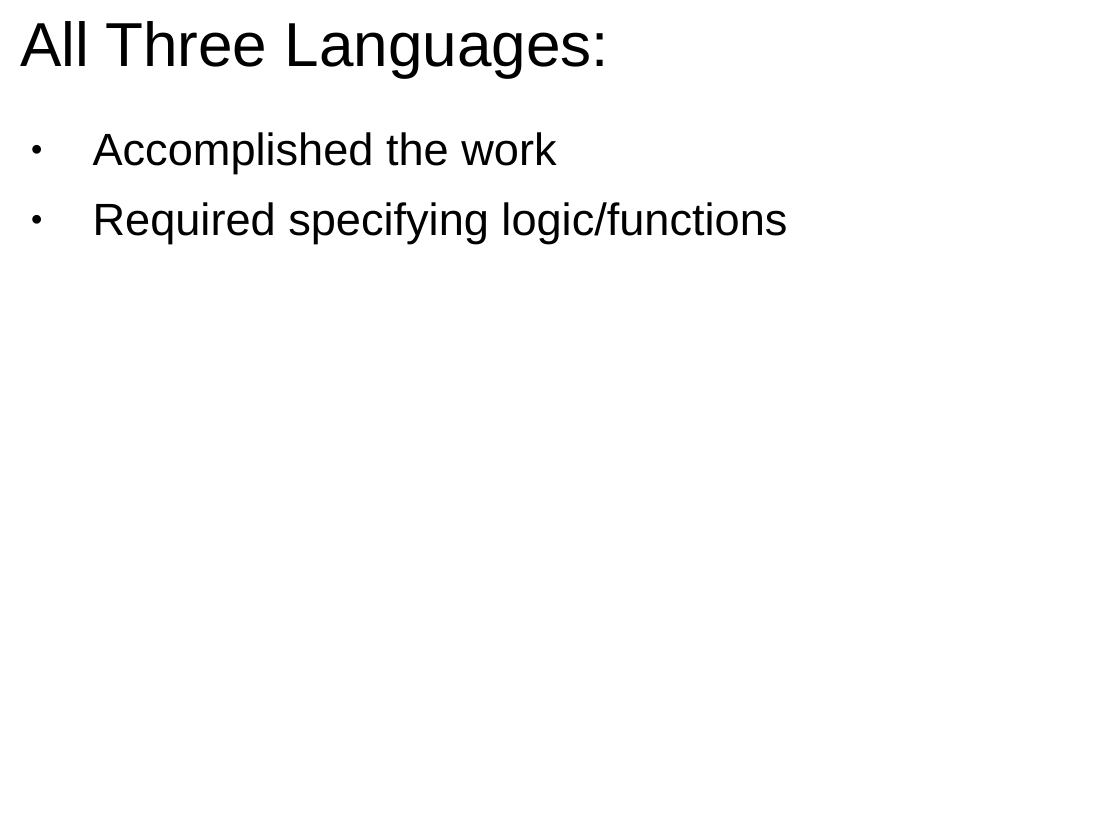
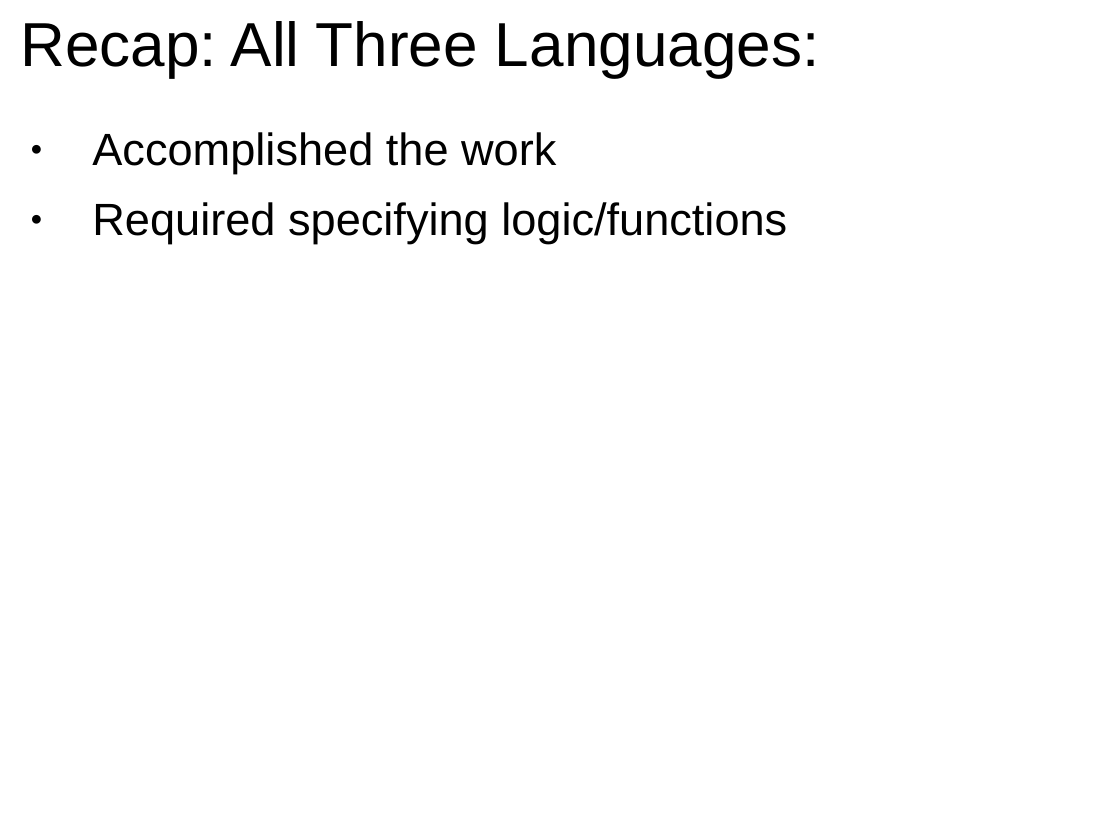
Before and after one commit to GlenKPeterson/refactJavaScalaCloj, a slide deck: slide 17 of refactJavaScalaCloj.ppt (slide 16 before the commit). Drawn at 1120x840 pixels with LibreOffice and Linux fonts; fonts in the diff are those of the drawing. Boxes give left, top, right and bottom in pixels: in the first picture for what was removed or moved away, otherwise in the second. Text is boxed around its words. In the diff, an @@ line names an element or a change of style, - is before the commit and + after.

Commit message:
Fixed typo in Scala refactoring and updated presentation.

```diff
--- a/refactJavaScalaCloj.ppt
+++ b/refactJavaScalaCloj.ppt
@@ title at [20,21,819,77]: text changed @@
-All Three Languages:
+Recap: All Three Languages:
```
Also in this commit, not shown: 5 other slides changed, 1 slide added, 1 slide removed, 1 other file.
